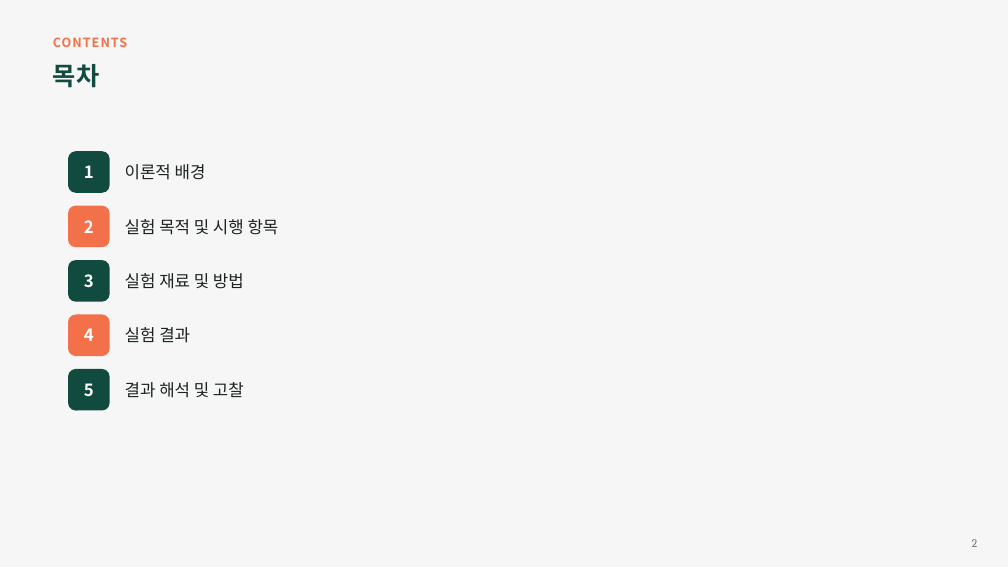
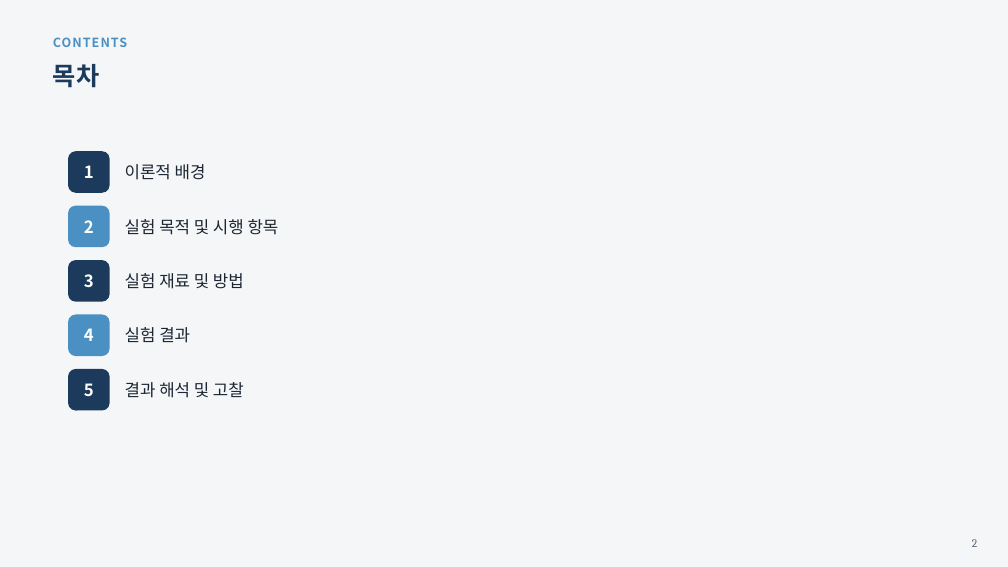
Before and after one commit to yojokem/-, a slide deck: slide 2 of 수복치과재료학실험/수복치과재료학실험_DentalCements_20260922.pptx. Drawn at 1008x567 pixels with LibreOffice and Linux fonts; fonts in the diff are those of the drawing. Boxes give left, top, right and bottom in pixels: in the first picture for what was removed or moved away, otherwise in the second. Text is boxed around its words. In the diff, an @@ line names an element or a change of style, - is before the commit and + after.

```diff
--- a/수복치과재료학실험/수복치과재료학실험_DentalCements_20260922.pptx
+++ b/수복치과재료학실험/수복치과재료학실험_DentalCements_20260922.pptx
@@ background #F5F6F5 to #F5F6F8 @@
@@ text "CONTENTS" at bbox=[53, 37, 127, 47]: text colour #F2704A to #4A90C2 @@
@@ text "목차" at bbox=[53, 64, 99, 88]: text colour #114B3F to #1B3A5C @@
@@ rounded rectangle at bbox=[68, 206, 110, 247]: fill #F2704A to #4A90C2 @@
@@ rounded rectangle at bbox=[68, 315, 110, 356]: fill #F2704A to #4A90C2 @@
@@ fill #114B3F to #1B3A5C in 3 elements at bbox=[68, 151, 110, 193], bbox=[68, 260, 110, 302], bbox=[68, 369, 110, 411] @@
@@ text colour #1C2321 to #1C2733 in 5 elements at bbox=[125, 164, 206, 180], bbox=[125, 219, 279, 235], bbox=[125, 273, 244, 289], bbox=[125, 327, 190, 343], bbox=[125, 382, 244, 398] @@
@@ text "2" at bbox=[972, 539, 977, 547]: text colour #6B7568 to #5B6B7A @@
```
Also in this commit, not shown: 13 other slides changed, 1 other file.
